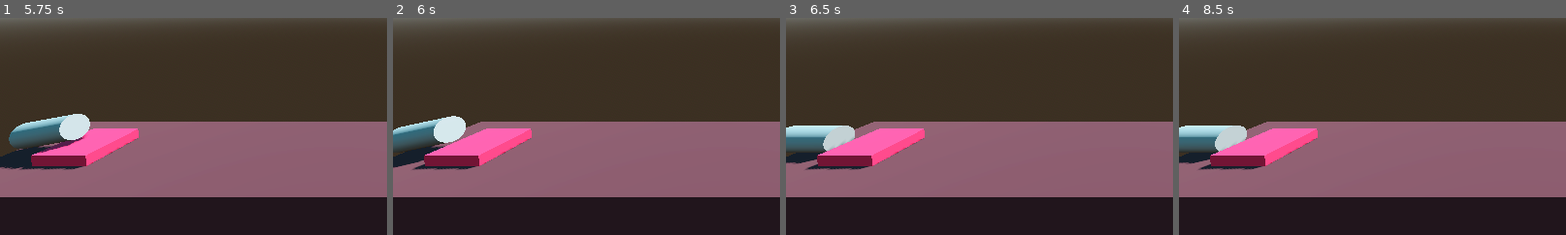
Above: before the commit, frames 1-4 (left to right).
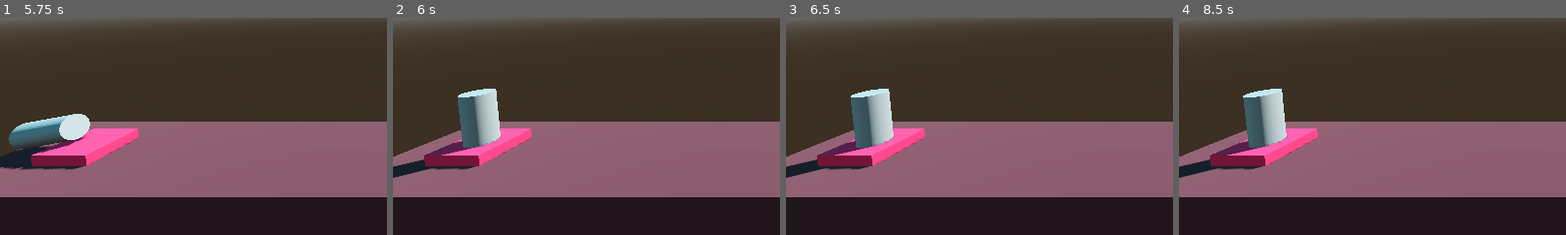
Above: after the commit, the same moments.

Repository: akulkarni3472/Godot-ProjectBoost
Game: Godot game, scene res://Levels/Level-1.tscn
Two runs of this game, one before a commit and one after it. Both use one fixed random seed, a clock stepped at 60 frames per second and the inputs below. The project has no main scene, so this scene is started directly.
Inputs:
- Up to frame 1 (5.75 s): tap Enter at 0.5, 5 s; hold Space (thrust) 0.53-2.03 s; hold A (rotate_left) 2.03-4.28 s; tap Space (thrust) at 4.25 s; hold D (rotate_right) 4.28-5.03 s; hold Space (thrust) from 5.03 s (still down)
- Up to frame 2 (6 s): release Space (thrust) at 5.78 s; hold D (rotate_right) from 5.78 s (still down)
- Up to frame 3 (6.5 s): keep holding D (rotate_right)
- Up to frame 4 (8.5 s): tap Space (thrust) at 6.5, 8 s; tap Enter at 7.25 s; release D (rotate_right) at 8.03 s; hold A (rotate_left) from 8.03 s (still down)
The pictures show only the part of the screen within x 0-50%, y 49-98%; the shares and areas given below are measured in that part.

Frame 1 is identical in both runs. In frame 2, 5.7% of the frame differs, in the area x 0-29%, y 32-74%; in frame 3, 5.5%; in frame 4, 5.5%.

Commit message:
Adding scripts

Diff:
--- /dev/null
+++ b/Levels/GoalPad.gd
@@ -0,0 +1,9 @@
+extends CSGBox3D
+
+@export_file("*.tscn") var file_path
+
+func _ready() -> void:
+	pass # Replace with function body.
+
+func _process(delta: float) -> void:
+	pass
--- a/Levels/Level-1.tscn
+++ b/Levels/Level-1.tscn
@@ -1,5 +1,6 @@
-[gd_scene load_steps=8 format=3 uid="uid://c2pys02rskf2r"]
+[gd_scene load_steps=9 format=3 uid="uid://c2pys02rskf2r"]
 
+[ext_resource type="Script" path="res://Levels/GoalPad.gd" id="1_pg3ux"]
 [ext_resource type="PackedScene" uid="uid://c3cqatccl8djj" path="res://Player/player.tscn" id="1_qxf5m"]
 
 [sub_resource type="ProceduralSkyMaterial" id="ProceduralSkyMaterial_40r6o"]
@@ -53,9 +54,11 @@
 use_collision = true
 size = Vector3(2, 0.4, 2)
 material = SubResource("StandardMaterial3D_y4spp")
+script = ExtResource("1_pg3ux")
 
 [node name="Player" parent="." instance=ExtResource("1_qxf5m")]
 transform = Transform3D(1, 0, 0, 0, 1, 0, 0, 0, 1, -12, 1.4, 0)
+thrust = 1000.0
 
 [node name="Camera3D" type="Camera3D" parent="."]
 transform = Transform3D(1, 0, 0, 0, 0.996195, 0.0871557, 0, -0.0871557, 0.996195, 0, 6, 10)
--- a/Player.gd
+++ b/Player.gd
@@ -1,6 +1,7 @@
 extends RigidBody3D
 
-@export var thrust: float = 1000
+@export_range(750.0, 3000.0) var thrust: float
+@export var torque_thrust: float = 100;
 
 # Called when the node enters the scene tree for the first time.
 func _ready() -> void:
@@ -12,14 +13,22 @@
 		apply_central_force(basis.y * delta * thrust)
 
 	if Input.is_action_pressed("rotate_left"):
-		apply_torque(Vector3(0.0,0.0, 100) * delta)
+		apply_torque(Vector3(0.0,0.0, torque_thrust) * delta)
 
 
 	if Input.is_action_pressed("rotate_right"):
-		apply_torque(Vector3(0.0,0.0, -100) * delta)
+		apply_torque(Vector3(0.0,0.0, -torque_thrust) * delta)
 
 func _on_body_entered(body: Node) -> void:
 	if "Goal" in body.get_groups():
-		print("You win!")
+		complete_level()
 	if "Hazard" in body.get_groups():
-		print("You crashed! Try Again")
+		crash_sequence()
+
+func complete_level() -> void:
+	print("You win!")
+	get_tree().quit()
+
+func crash_sequence():
+	print("Kaboom!")
+	get_tree().reload_current_scene()
